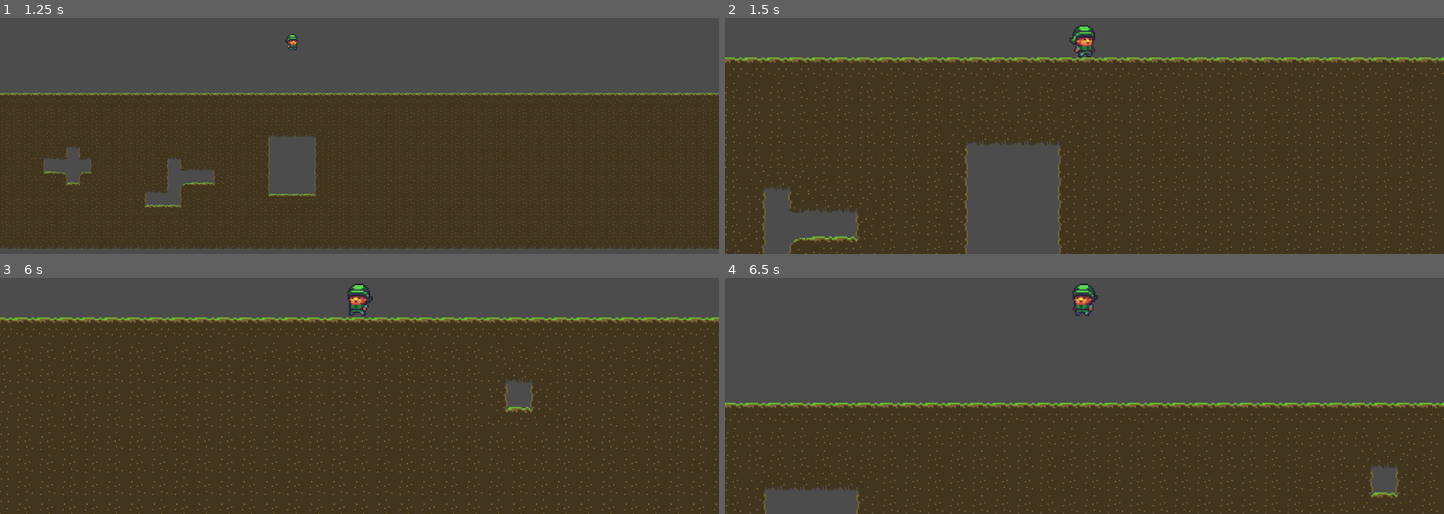
Above: before the commit, frames 1-4 (two rows, left to right).
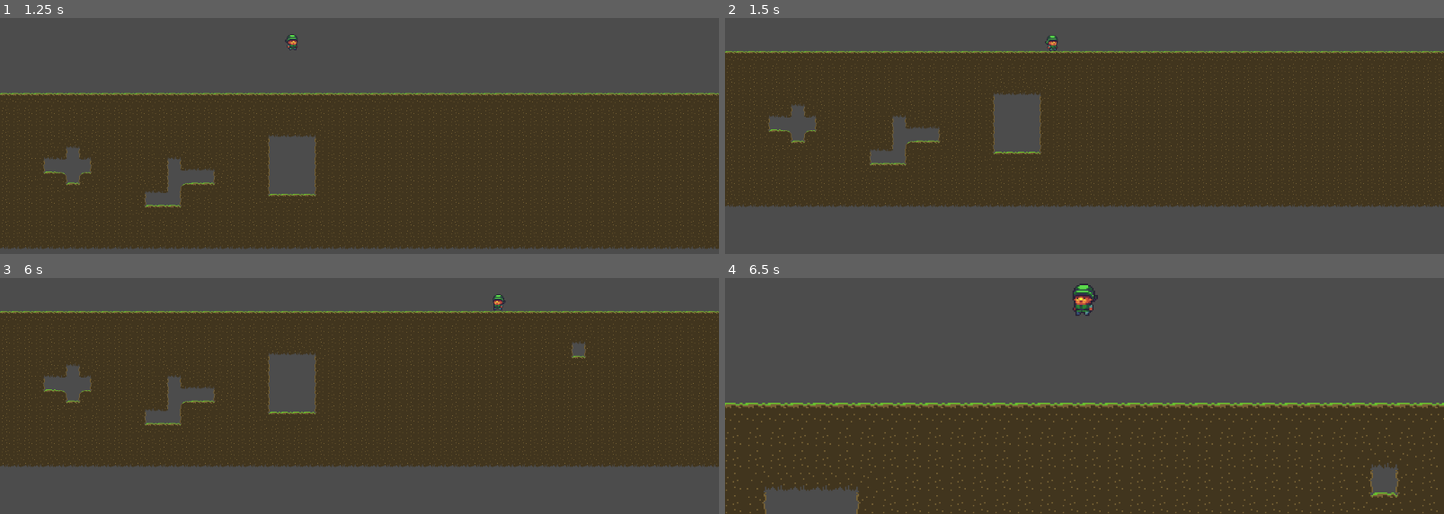
Above: after the commit, the same moments.

Repository: glass-brick/kerene
Game: Godot game, scene res://Scenes/Level/Level.tscn
Same seed, same stepped clock (60 frames per second), same inputs: the game is played once before the commit and once after it.
Inputs (mouse positions are in pixels of both pictures, inside the frame that each line leads up to):
- Up to frame 1 (1.25 s): tap Enter at 0.5 s; move the mouse to (517, 22) at 0.52 s; hold D (ui_right) from 0.53 s (still down); hold Z (zoom) from 0.53 s (still down); tap Space (ui_select) at 0.77 s
- Up to frame 2 (1.5 s): keep holding D (ui_right); tap Space (ui_select) at 1.25 s; move the mouse to (940, 65) at 1.27 s; release Z (zoom) at 1.28 s; click (940, 65) at 1.35 s
- Up to frame 3 (6 s): tap Space (ui_select) at 1.52, 3.02, 3.77, 4.25, 4.52 s; tap Z (zoom) at 1.55, 2.85, 4.35 s; move the mouse to (outside the picture) at 2.02 s; release D (ui_right) at 2.03 s; hold A (ui_left) 2.03-2.78 s; hold Z (zoom) 2.03-2.78 s; tap Enter at 2.75 s; move the mouse to (323, 388) at 2.77 s; hold D (ui_right) 2.78-4.28 s; move the mouse to (575, 367) at 3.52 s; hold Z (zoom) 3.53-4.28 s; click (575, 367) at 3.6 s; move the mouse to (outside the picture) at 4.27 s; hold A (ui_left) 4.28-5.03 s; move the mouse to (395, 303) at 5.02 s; hold D (ui_right) 5.03-5.78 s; hold Z (zoom) 5.03-5.78 s; move the mouse to (outside the picture) at 5.77 s; hold A (ui_left) from 5.78 s (still down); click (outside the picture) at 5.85 s
- Up to frame 4 (6.5 s): keep holding A (ui_left); tap Space (ui_select) at 6.02 s; tap Z (zoom) at 6.05 s

Frame 1 is identical in both runs. In frame 2, 30% of the frame differs, in the area x 0-100%, y 3-100%; in frame 3, 32%, in the area x 0-100%, y 2-100%; in frame 4, nothing differs.

Commit message:
toggle zoom

Diff:
--- a/Scenes/Level/Camera2D.gd
+++ b/Scenes/Level/Camera2D.gd
@@ -1,21 +1,16 @@
 extends Camera2D
 
-# Declare member variables here. Examples:
-# var a = 2
-# var b = "text"
+var isZoomedOut = false
 
 
-# Called when the node enters the scene tree for the first time.
-func _ready():
-	pass  # Replace with function body.
+func _process(_delta):
+	var enter = Input.is_action_just_pressed("zoom")
 
-
-# Called every frame. 'delta' is the elapsed time since the previous frame.
-func _process(_delta):
-	var enter = Input.is_action_pressed("zoom")
 	if enter:
-		zoom.x = 1
-		zoom.y = 1
-	else:
-		zoom.x = 0.5
-		zoom.y = 0.5
+		isZoomedOut = not isZoomedOut
+		if isZoomedOut:
+			zoom.x = 1
+			zoom.y = 1
+		else:
+			zoom.x = 0.5
+			zoom.y = 0.5
